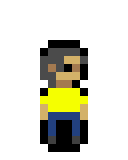
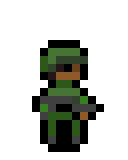
Layers edited between the first and the second (128, 160) image:
showed "gun" over (x1=32, y1=96, x2=104, y2=120)
added layer "helmet" above "facial_hair" over (x1=40, y1=48, x2=88, y2=72)
showed group "black hairs" (6 layers) over (x1=40, y1=48, x2=88, y2=96)
showed "hair_black_short" over (x1=40, y1=48, x2=88, y2=80)
hid group "grey hairs" (6 layers) over (x1=40, y1=48, x2=88, y2=96)
added group "outerwear" with 2 layers above "legs" over (x1=40, y1=80, x2=88, y2=128)
added layer "vest" in group "outerwear" over (x1=48, y1=80, x2=80, y2=112)
added group "legs" with 2 layers above "shirts" over (x1=48, y1=112, x2=80, y2=136)
added layer "armypants" in group "legs" over (x1=48, y1=112, x2=80, y2=136)
hid "pans", moved it into group "legs" over (x1=48, y1=112, x2=80, y2=136)
added group "shirts" with 2 layers above "feet" over (x1=40, y1=88, x2=88, y2=112)
added layer "armyshirt" in group "shirts" over (x1=40, y1=88, x2=88, y2=112)
hid "shirt", moved it into group "shirts" over (x1=40, y1=88, x2=88, y2=112)
hid "skin_tan" over (x1=40, y1=48, x2=88, y2=136)
showed "skin_dark" over (x1=40, y1=48, x2=88, y2=136)
hid "skin_pale" over (x1=40, y1=48, x2=88, y2=136)
